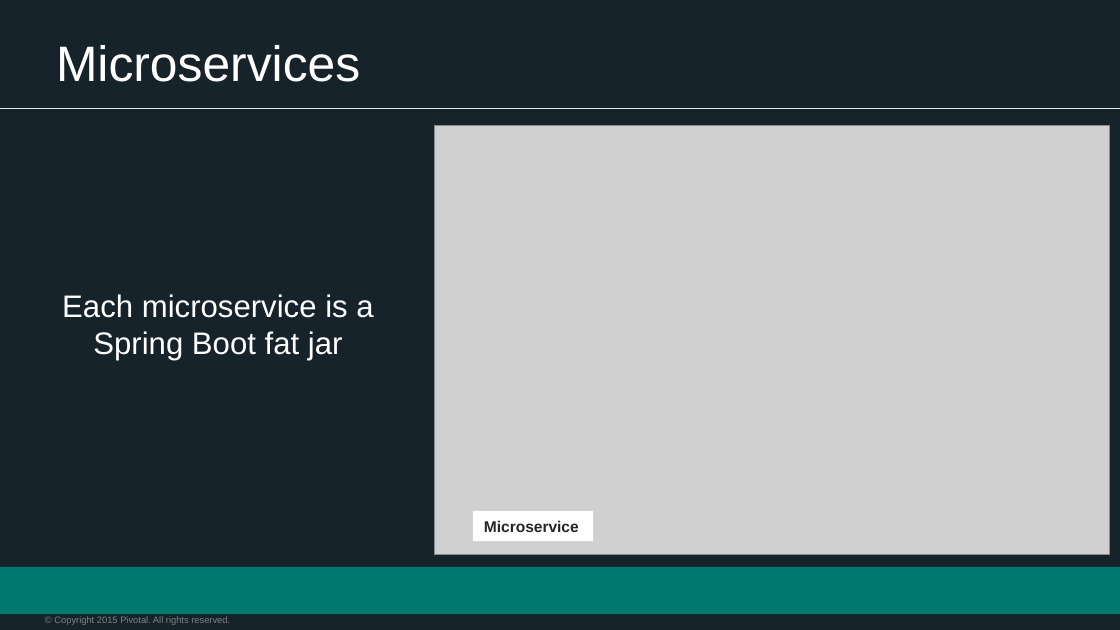
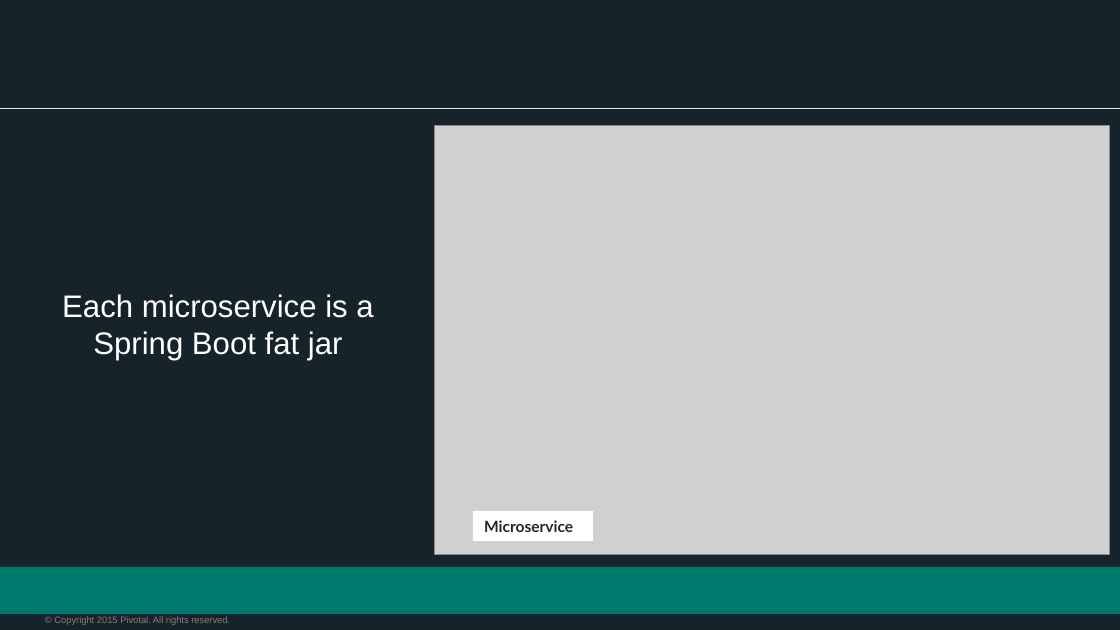
Before and after one commit to appalrpivotal/PCF-Workshop-ESI, a slide deck: slide 50 of presentations/5-Spring_Overview.pptx (slide 24 before the commit). Drawn at 1120x630 pixels with LibreOffice and Linux fonts; fonts in the diff are those of the drawing; grey boxes stand for pictures; background and template pictures are left out. Boxes give left, top, right and bottom in pixels: in the first picture for what was removed or moved away, otherwise in the second. Text is boxed around its words. In the diff, an @@ line names an element or a change of style, - is before the commit and + after.

```diff
--- a/presentations/5-Spring_Overview.pptx
+++ b/presentations/5-Spring_Overview.pptx
@@ title removed at [56, 45, 360, 82] @@
-Microservices
@@ rectangle "Microservice" at [473, 511, 592, 541]: font Arial to Lato @@
```
Also in this commit, not shown: 22 other slides changed, 31 slides added, 1 slide removed, 1 other file.
